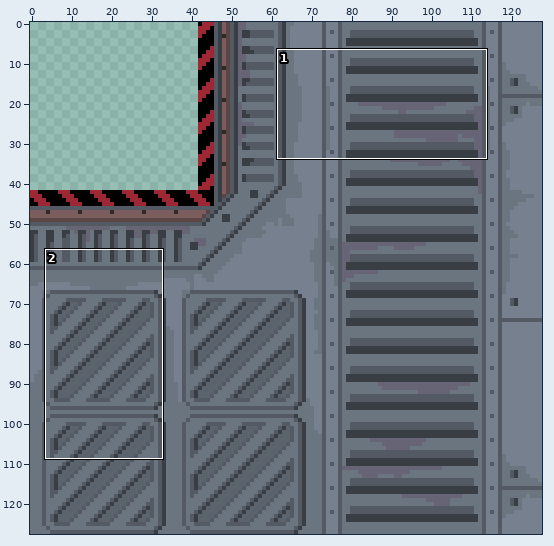
One commit to this sprite sheet: assets/levels/endless/obstacles/1.png. Above: a wide view before the commit, with the close-up outlined.
Close-up. Earlier state:
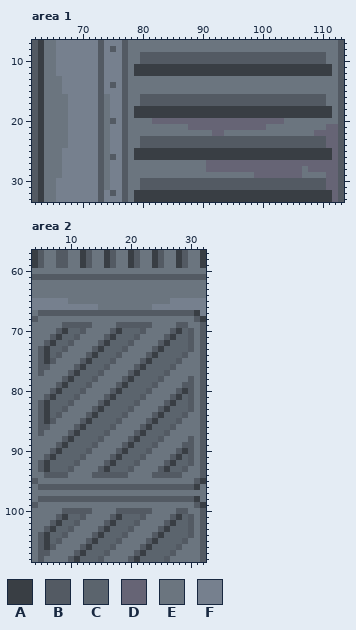
The file is 128x128 pixels. Colours within 5 levels of each other are drawn and written as one. Shown: area 1: x 62..113, y 7..33; area 2: x 4..32, y 57..108.
Palette (. is transparent): A #393e44  B #535a63  C #5b646d  D #666475  E #6b757f  F #76808e
Pixels before, area 1, first column x 62:
 7 BAEEFFFFFFFBFFFBEEEEEEEEEEEEEEEEEEEEEEEEEEEEEEEEEEEB
 8 BAEEFFFFFFFBFBFBEEEEEEEEEEEEEEEEEEEEEEEEEEEEEEEEEEEB
 9 BAEEFFFFFFFBFFFBEEBBBBBBBBBBBBBBBBBBBBBBBBBBBBBBBEEB
10 BAEEFFFFFFFBFFFBEEBBBBBBBBBBBBBBBBBBBBBBBBBBBBBBBEEB
11 BAEEFFFFFFFBFFFBEAAAAAAAAAAAAAAAAAAAAAAAAAAAAAAAAAEB
12 BAEEFFFFFFFBFFFBEAAAAAAAAAAAAAAAAAAAAAAAAAAAAAAAAAEB
13 BAEEEFFFFFFBFFFBEEEEEEEEEEEEEEEEEEEEEEEEEEEEEEEEEEEB
14 BAEEEFFFFFFBFBFBEEEEEEEEEEEEEEEEEEEEEEEEEEEEEEEEEEEB
15 BAEEEFFFFFFBFFFBEEEEEEEEEEEEEEEEEEEEEEEEEEEEEEEEEEEB
16 BAEEEEFFFFFBEFFBEEBBBBBBBBBBBBBBBBBBBBBBBBBBBBBBBEEB
17 BAEEEEFFFFFBEFFBEEBBBBBBBBBBBBBBBBBBBBBBBBBBBBBBBEEB
18 BAEEEEFFFFFBEFFBEAAAAAAAAAAAAAAAAAAAAAAAAAAAAAAAAAEB
19 BAEEEEFFFFFBEFFBEAAAAAAAAAAAAAAAAAAAAAAAAAAAAAAAAAEB
20 BAEEEEFFFFFBEBFBEEEEDDDDDDDDDDDDDDDDDDDDDDEEEEEEEEEB
21 BAEEEEFFFFFBEFFBEEEEEEEEEEDDDDDDDDDDDDDEEEEEEEEEEDDB
22 BAEEEEFFFFFBEFFBEEEEEEEEEEEEEEDDEEEEEEEEEEEEEEEDDDDB
23 BAEEEEFFFFFBEFFBEEBBBBBBBBBBBBBBBBBBBBBBBBBBBBBBBDDB
24 BAEEEEFFFFFBEFFBEEBBBBBBBBBBBBBBBBBBBBBBBBBBBBBBBDDB
25 BAEEEFFFFFFBEFFBEAAAAAAAAAAAAAAAAAAAAAAAAAAAAAAAAADB
26 BAEEEFFFFFFBEBFBEAAAAAAAAAAAAAAAAAAAAAAAAAAAAAAAAADB
27 BAEEEFFFFFFBEFFBEEEEEEEEEEEEEDDDDDDDDDDDDDDDDDDDDDDB
28 BAEEEFFFFFFBEFFBEEEEEEEEEEEEEDDDDDDDDDDDDDDDDEDDDDDB
29 BAEEEFFFFFFBEFFBEEEEEEEEEEEEEEEEEEEEEDDDDDDDDEEEEDDB
30 BAEEFFFFFFFBEFFBEEBBBBBBBBBBBBBBBBBBBBBBBBBBBBBBBDDB
31 BAEEFFFFFFFBEFFBEEBBBBBBBBBBBBBBBBBBBBBBBBBBBBBBBDDB
32 BAEEFFFFFFFBFBFBEAAAAAAAAAAAAAAAAAAAAAAAAAAAAAAAAADB
33 BAEEFFFFFFFBFFFBEAAAAAAAAAAAAAAAAAAAAAAAAAAAAAAAAADB
Pixels before, area 2, first column x 4:
 57 ABEEBBEEABEEABEEABEEABEEABEEA
 58 ABEEBBEEABEEABEEABEEABEEABEEA
 59 ABEEBBEEABEEABEEABEEABEEABEEA
 60 EEEEEEEEEEEEEEEEEEEEEEEEEEEEE
 61 BBBBBBBBBBBBBBBBBBBBBBBBBBBBB
 62 EEEEEEEEEEEEEEEEEEEEEEEEEEEEE
 63 EEEEEEEEEEEEEEEEEEEEEEEEEEEEE
 64 EEEEEEEEEEEEEEEEEEEEEEEEEEEEE
 65 FFFFFFEEEEEEEEEEEEEEEEEFFFFFF
 66 FFFFFFFFFFFEEEEEEEEEFFFFFFFFF
 67 EBBBBBBBBBBBBBBBBBBBBBBBBBBAF
 68 BEEEEEEEEEEEEEEEEEEEEEEEEEEBA
 69 EEEEEBBBBBEEEEBBBBBBEEEEBBEEB
 70 EEEEBACCBEEEEBACCCBEEEEBACBEB
 71 EEEBACCBEEEEBACCCBEEEEBACCBEB
 72 EEBACCBEEEEBACCCBEEEEBACCCBEB
 73 EBACCBEEEEBACCCBEEEEBACCCCBEB
 74 EBACBEEEEBACCCBEEEEBACCCCBEEB
 75 EBABEEEEBACCCBEEEEBACCCCBEEEB
 76 EBBEEEEBACCCBEEEEBACCCCBEEEEB
 77 EBEEEEBACCCBEEEEBACCCCBEEEEEB
 78 EEEEEBACCCBEEEEBACCCCBEEEEBEB
 79 EEEEBACCCBEEEEBACCCCBEEEEBBEB
 80 EEEBACCCBEEEEBACCCCBEEEEBABEB
 81 EEBACCCBEEEEBACCCCBEEEEBACBEB
 82 EBACCCBEEEEBACCCCBEEEEBACCBEB
 83 EBACCBEEEEBACCCCBEEEEBACCCBEB
 84 EBACBEEEEBACCCCBEEEEBACCCBEEB
 85 EBABEEEEBACCCCBEEEEBACCCBEEEB
 86 EBBEEEEBACCCCBEEEEBACCCBEEEEB
 87 EBEEEEBACCCCBEEEEBACCCBEEEEEB
 88 EEEEEBACCCCBEEEEBACCCBEEEEBEB
 89 EEEEBACCCCBEEEEBACCCBEEEEBBEB
 90 EEEBACCCCBEEEEBACCCBEEEEBABEB
 91 EEBACCCCBEEEEBACCCBEEEEBACBEB
 92 EBACCCCBEEEEBACCCBEEEEBACCBEB
 93 EBACCCBEEEEBACCCBEEEEBACCBEEB
 94 EEBBBBEEEEBBBBBBEEEEBBBBBEEEB
 95 BEEEEEEEEEEEEEEEEEEEEEEEEEEBA
 96 EBBBBBBBBBBBBBBBBBBBBBBBBBBAE
 97 EEEEEEEEEEEEEEEEEEEEEEEEEEEEE
 98 EBBBBBBBBBBBBBBBBBBBBBBBBBBAE
 99 BEEEEEEEEEEEEEEEEEEEEEEEEEEBA
100 EEEEEBBBBBEEEEBBBBBBEEEEBBEEB
101 EEEEBACCBEEEEBACCCBEEEEBACBEB
102 EEEBACCBEEEEBACCCBEEEEBACCBEB
103 EEBACCBEEEEBACCCBEEEEBACCCBEB
104 EBACCBEEEEBACCCBEEEEBACCCCBEB
105 EBACBEEEEBACCCBEEEEBACCCCBEEB
106 EBABEEEEBACCCBEEEEBACCCCBEEEB
107 EBBEEEEBACCCBEEEEBACCCCBEEEEB
108 EBEEEEBACCCBEEEEBACCCCBEEEEEB
Once edited:
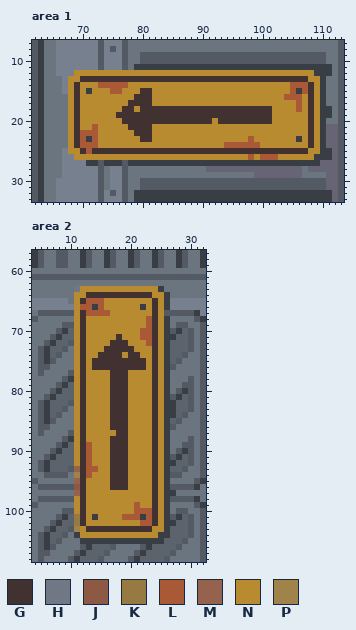
Colours new in this view: G #413131  H #707785  J #8d5945  K #977a41  L #aa5936  M #95624e  N #b98b31  P #9f834b
Change:
Changed rows in their new state; - is an unchanged pixel.
Area 1:
first column x 68:
12 -NNNNNNNNNNNNNNNNNNNNNNNNNNNNNNNNNNNNNNNN--
13 NNGGGGGGGGGGGGGGGGGGGGGGGGGGGGGGGGGGGGGGNNA
14 NGNNNLLLLLNNNNNNNNNNNNNNNNNNNNNNNNNNNLLLGNA
15 NGNANNNLLNNNGGNNNNNNNNNNNNNNNNNNNNNNNLALGNA
16 NGNNNNNNNNNGGGNNNNNNNNNNNNNNNNNNNNNNLLLNGNA
17 NGNNNNNNNNGGGGNNNNNNNNNNNNNNNNNNNNNNNNLNGNA
18 NGNNNNNNNGGNGGGGGGGGGGGGGGGGGGGGGGNNNNLNGN-
19 NGNNNNNNGGGGGGGGGGGGGGGGGGGGGGGGGGNNNNNNGN-
20 NGNNNNNNNGGGGGGGGGGGGGGGNGGGGGGGGGNNNNNNGNA
21 NGNNLNNNNNGGGGNNNNNNNNNNNNNNNNNNNNNNNNNNGNA
22 NGLLLNNNNNNGGGNNNNNNNNNNNNNNNNNNNNNNNNNNGNA
23 NGLALNNNNNNNGGNNNNNNNNNNNNNNNNLNNNNNNNANGNA
24 NGLLLNNNNNNNNNNNNNNNNNNNNNLLLLLLNNNNNNNNGNA
25 NNGLGGGGGGGGGGGGGGGGGGGGGGGGGGGGGGGGGGGGNN-
26 -NNNNNNNNNNNNNNNNNNNNNNNNNNNNNLNLLLNNNNNN--
27 ---AA-AAA-AAAAAAAAAAAAAAAAAAAAAAAAAAAAAAAA-
Area 2:
first column x 11:
 63 HNNNNNNNNNNNNNA--
 64 NNGGGGGGGGGGGNNA-
 65 NGLLLNNNNNNNNGNA-
 66 NLLALNNNNNNANGNA-
 67 NGLLLLNNNNNNNGN--
 68 NGNNNNNNNNNNLGNA-
 69 NGNNNNNNNNNNLGNA-
 70 NGNNNNNNNNNLLGNA-
 71 NGNNNNNGNNNLLGNA-
 72 NGNNNNGGGNNNLGN--
 73 NGNNNGGGGGNNNGNA-
 74 NGNNGGGGNGGNNGNA-
 75 NGNGGGGGGGGGNGNA-
 76 NGNGGGGGGGGGNGNA-
 77 NGNNNNGGGNNNNGNA-
 78 NGNNNNGGGNNNNGNA-
 79 NGNNNNGGGNNNNGNA-
 80 NGNNNNGGGNNNNGNA-
 81 NGNNNNGGGNNNNGNA-
 82 NGNNNNGGGNNNNGNA-
 83 NGNNNNGGGNNNNGN-A
 84 NGNNNNGGGNNNNGNAA
 85 NGNNNNGGGNNNNGNA-
 86 NGNNNNGGGNNNNGNA-
 87 NGNNNNNGGNNNNGNA-
 88 NGNNNNGGGNNNNGNA-
 89 NGLNNNGGGNNNNGNA-
 90 NGLNNNGGGNNNNGNA-
 91 NGLNNNGGGNNNNGNA-
 92 NGLNNNGGGNNNNGNA-
 93 MGLLNNGGGNNNNGN--
 94 PGLNNNGGGNNNNGNA-
 95 MGNNNNGGGNNNNGNA-
 96 JGNNNNGGGNNNNGNA-
 97 MGNNNNNNNNNNNGNAA
 98 NGNNNNNNNNNNNGNA-
 99 NGNNNNNNNNLNNGNA-
100 NGNNNNNNNNLLLGNA-
101 KGNANNNNLLLALGNA-
102 KGNNNNNNNNNLLGNA-
103 PNGGGGGGGGGGGNN--
104 ANNNNNNNNNNNNN-A-
105 -AA-AAAAAAAAA-A--
Boxes around the changes in both close-ups, in picture pixels (x1, y1, x2, y2):
changed: (68, 70, 326, 166)
changed: (74, 286, 176, 544)
